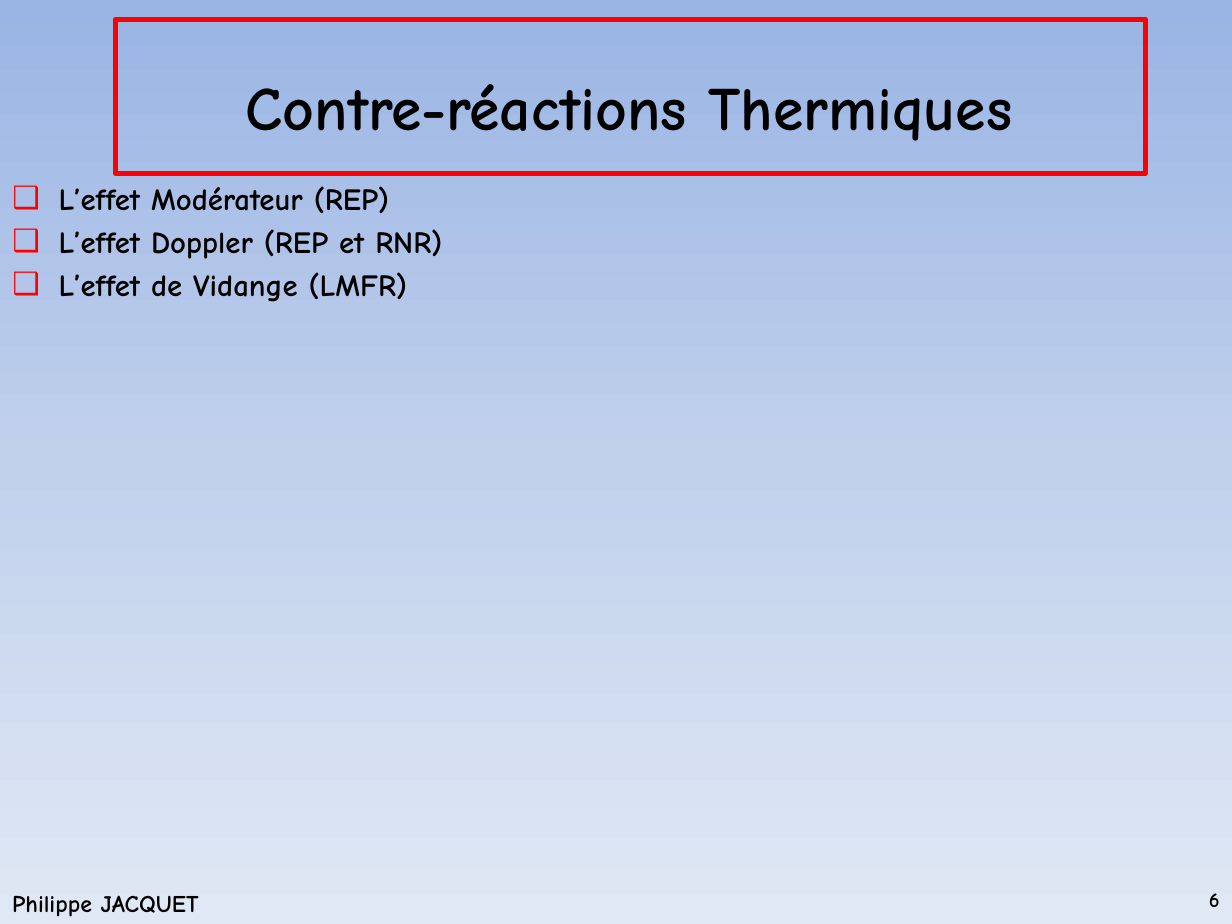
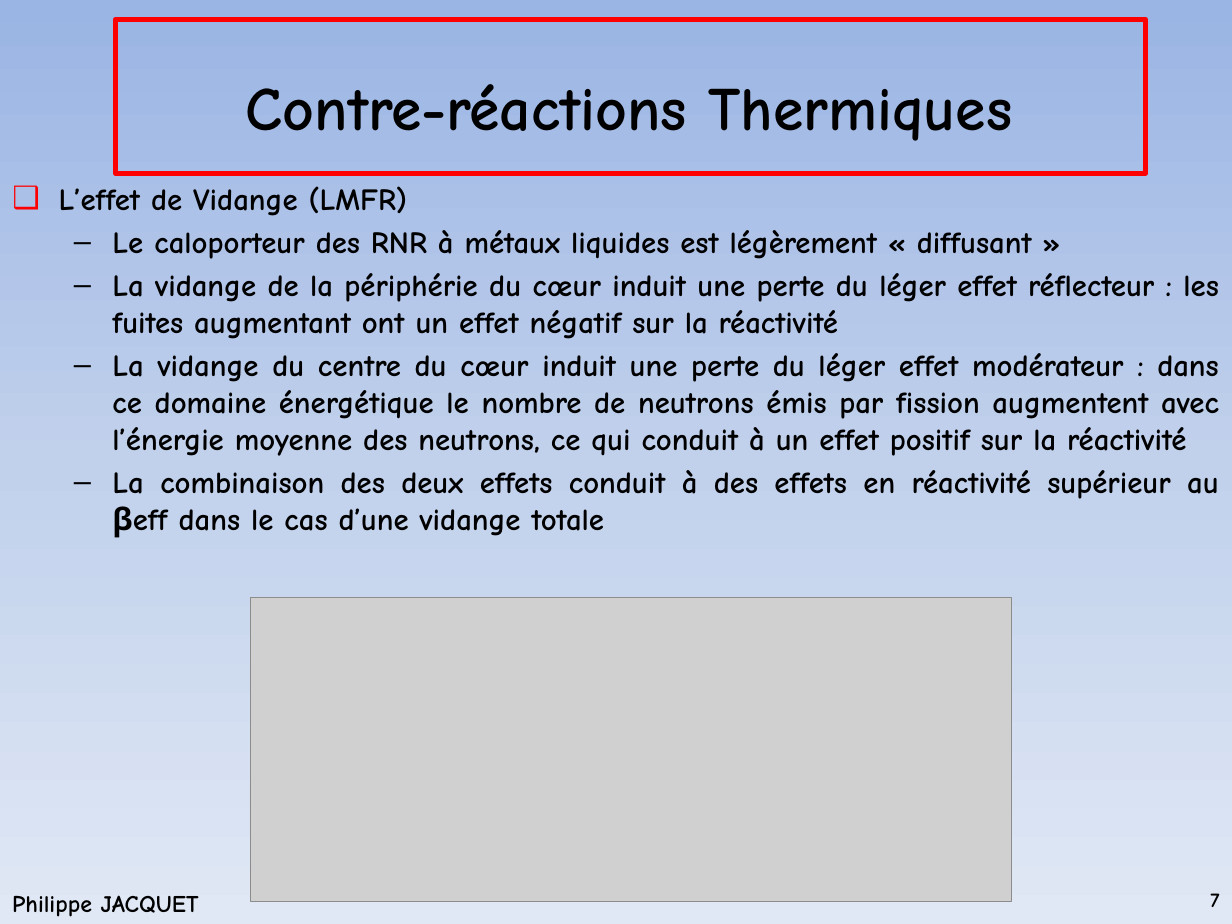
Before and after one commit to phjacquet/physor-smr-cnam, a slide deck: slide 7 of Cours2.pptx (slide 6 before the commit). Drawn at 1232x924 pixels with LibreOffice and Linux fonts; fonts in the diff are those of the drawing; grey boxes stand for pictures; background and template pictures are left out. Boxes give left, top, right and bottom in pixels: in the first picture for what was removed or moved away, otherwise in the second. Text is boxed around its words. In the diff, an @@ line names an element or a change of style, - is before the commit and + after.

```diff
--- a/Cours2.pptx
+++ b/Cours2.pptx
@@ text at [59,186,442,259]: paragraphs removed @@
-❑ L’effet Modérateur (REP)
-❑ L’effet Doppler (REP et RNR)
@@ text at [112,230,1219,536]: paragraphs added @@
+  – Le caloporteur des RNR à métaux liquides est légèrement « diffusant »
+  – La vidange de la périphérie du cœur induit une perte du léger effet réflecteur : les fuites augmentant ont un effet négatif sur la réactivité
+  – La vidange du centre du cœur induit une perte du léger effet modérateur : dans ce domaine énergétique le nombre de neutrons émis par fission augmentent avec l’énergie moyenne des neutrons, ce qui conduit à un effet positif sur la réactivité
+  – La combinaison des deux effets conduit à des effets en réactivité supérieur au βeff dans le cas d’une vidange totale
@@ picture added at [250,598,1011,901] @@
@@ page number at [1210,893,1219,907]: text changed @@
-6
+7
```
Also in this commit, not shown: 1 other slide changed, 1 slide added.
